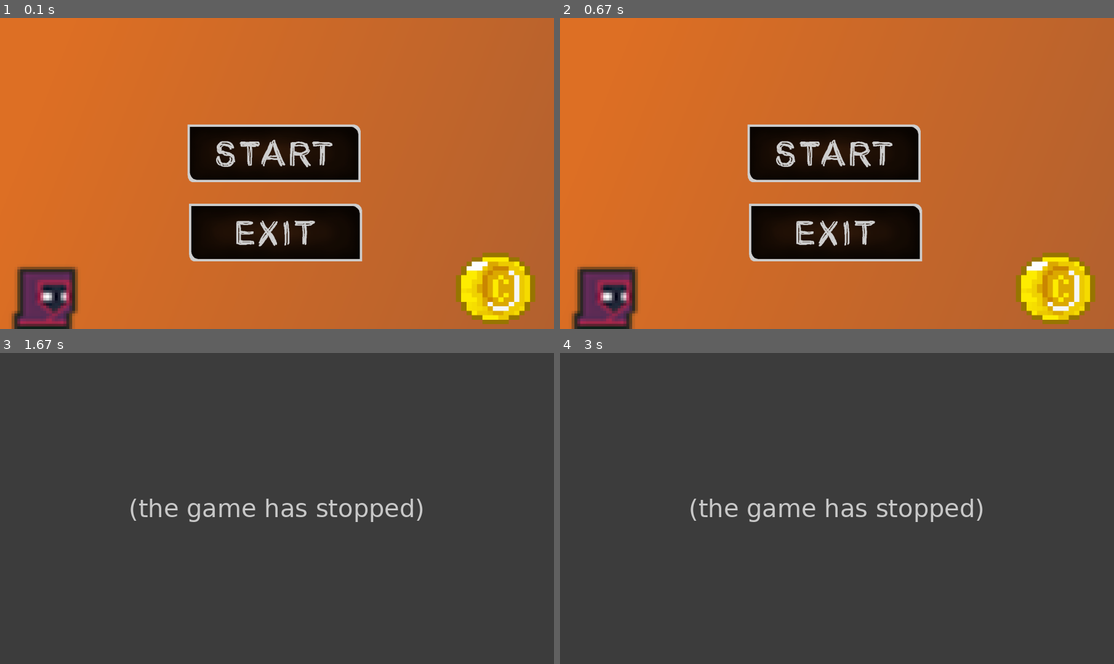
Above: before the commit, frames 1-4 (two rows, left to right).
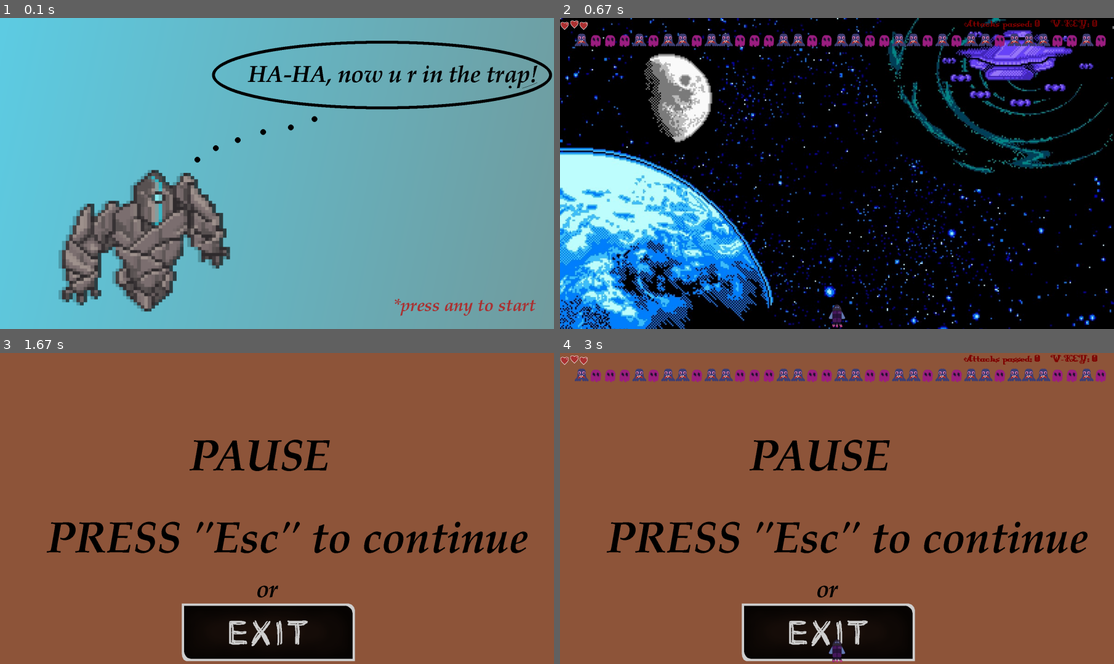
Above: after the commit, the same moments.

Repository: ArtSN7/PyGame-Project
Game: pygame game, started from main_one.py
The game is run twice, just before and just after one commit, with the same random seed, the same clock (stepped at 60 frames per second) and the same inputs.
Inputs (mouse positions are in pixels of both pictures, inside the frame that each line leads up to):
- Up to frame 1 (0.1 s): no input
- Up to frame 2 (0.67 s): hold Right from 0.33 s (still down)
- Up to frame 3 (1.67 s): release Right at 0.8 s; hold Esc 0.83-1.13 s; hold W 0.83-1.13 s; press the mouse at (249, 589) at 1.2 s; move the mouse to (265, 564) at 1.3 s; release the mouse at (282, 542) at 1.43 s; click (487, 589) at 1.58 s
- Up to frame 4 (3 s): press the mouse at (1047, 589) at 1.87 s; move the mouse to (848, 564) at 1.97 s; release the mouse at (654, 539) at 2.1 s

The runs differ from the first frame. In frame 1, 100% of the frame differs, in the area x 0-100%, y 0-100%; in frame 2, 94%; in frame 3, 100%; in frame 4, 100%.
Before the commit the program exited at 1.22 s; later frames show no game.

Commit message:
final version of it

Diff:
--- a/main_one.py
+++ b/main_one.py
@@ -1,17 +1,16 @@
 import sys
-
+import space_game
 import room_with_en
 
 
-
-
-if room_with_en.start_screen() == 'play':
-    if room_with_en.go() == 'win':
-        print('win')
-    elif room_with_en.go() == 'exit':
-        print('exit')
-else:
-    sys.exit()
+print(space_game.go())
+#if room_with_en.start_screen() == 'play':
+#    if room_with_en.go() == 'win':
+#       print('win')
+#    elif room_with_en.go() == 'exit':
+#       print('exit')
+#else:
+#   sys.exit()
 #if preview.choise(1) == 'new game':
 #   if flappy_bird.go() == 'win to menu':
 #       preview.choise(2)
--- a/space_game.py
+++ b/space_game.py
@@ -163,49 +163,12 @@
 
 
 
-if True:
-    pygame.init()
-    pygame.display.set_caption('siv')
-    size = width, height = 1920, 1080
-    screen = pygame.display.set_mode(size)
+def go():
+    global screen, rows, running, shooter, schd, schr, schu, schl, c, shp, hp, cr
 
     start_screen()
 
-    shp = ship(screen)
-    bg = load_image('bgr.jpg')
-    bmb = bombs(screen, shp)
-    monsters = Group()
-    pygame.display.flip()
-    many_bombs = Group()
-    running = True
-    m = mobs(screen)
-    wd = m.rect.width
-    ht = m.rect.height
-    c = 0
-    rows = 1
-
-    new = False
-    clock = pygame.time.Clock()
-
-    playlist = list()
-    playlist.append("data_max/music.mp3")
-    playlist.append("data_max/music.mp3")
-    shooter = True
-
-    pygame.mixer.music.load(playlist.pop())
-    pygame.mixer.music.queue(playlist.pop())
-    pygame.mixer.music.set_endevent(pygame.USEREVENT)
-    pygame.mixer.music.play()
-    pygame.mixer.music.set_volume(0)
-
-    hp = 3
-    b = False
-    f1 = pygame.font.Font(None, 36)
-    cr = 0
-
-    wave = 0
-    schu = 0
-    hl = health(screen, hp)
+    znach = ''
 
     for s in range(rows):
         for i in range(37):
@@ -234,8 +197,17 @@
 
             if event.type == pygame.KEYDOWN and event.key == pygame.K_ESCAPE:
                 pause = pause * -1
+                pygame.mouse.set_visible(False)
+
+            if event.type == pygame.MOUSEBUTTONUP and pause == -1:
+                x, y = pygame.mouse.get_pos()
+                if 630 <= x <= 1230 and 870 <= y <= 1070:
+                    znach = 'exit'
+                    running = False
+
 
             if pause == -1:
+                pygame.mouse.set_visible(True)
                 screen.blit(pause_fon, (0, 0))
                 pygame.display.flip()
                 pygame.mixer.music.stop()
@@ -361,6 +333,50 @@
             c += 1
 
         if winning_of_space:
+            znach = 'win'
             running = False
 
-    exit()
+    return znach
+
+
+
+pygame.init()
+pygame.display.set_caption('siv')
+size = width, height = 1920, 1080
+screen = pygame.display.set_mode(size)
+shp = ship(screen)
+bg = load_image('bgr.jpg')
+bmb = bombs(screen, shp)
+monsters = Group()
+pygame.display.flip()
+many_bombs = Group()
+running = True
+m = mobs(screen)
+wd = m.rect.width
+ht = m.rect.height
+c = 0
+rows = 1
+
+
+new = False
+clock = pygame.time.Clock()
+
+playlist = list()
+playlist.append("data_max/music.mp3")
+playlist.append("data_max/music.mp3")
+shooter = True
+
+pygame.mixer.music.load(playlist.pop())
+pygame.mixer.music.queue(playlist.pop())
+pygame.mixer.music.set_endevent(pygame.USEREVENT)
+pygame.mixer.music.play()
+pygame.mixer.music.set_volume(0)
+
+hp = 3
+b = False
+f1 = pygame.font.Font(None, 36)
+cr = 0
+
+wave = 0
+schu = 0
+hl = health(screen, hp)
Binary file changed: data_max/pause.png
